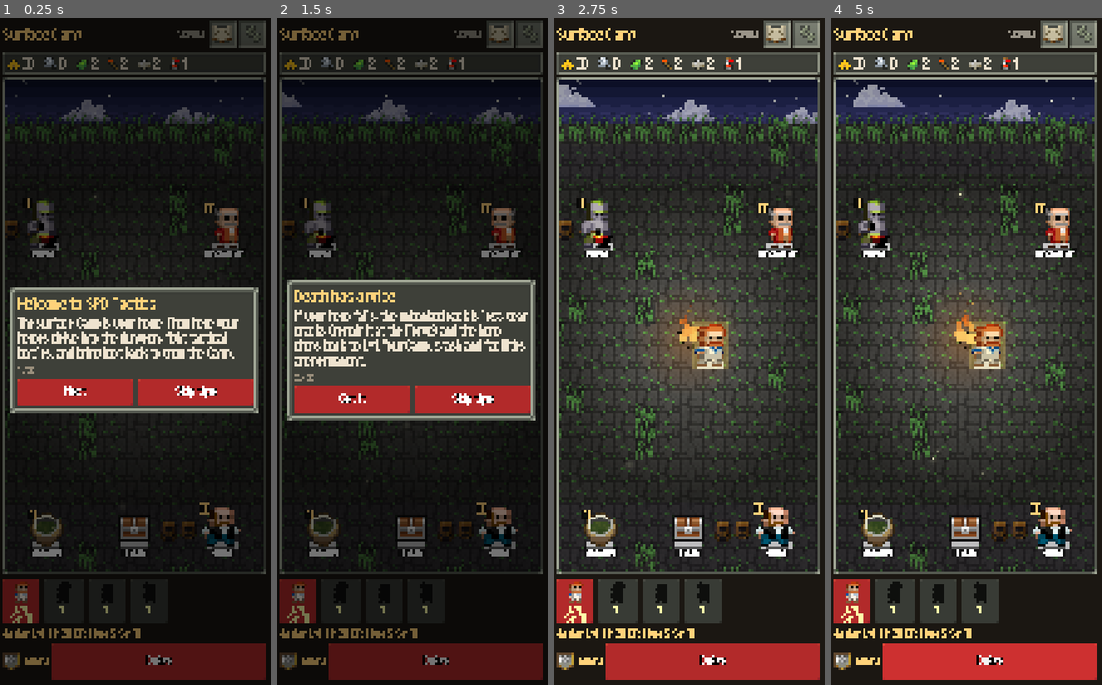
Above: before the commit, frames 1-4 (left to right).
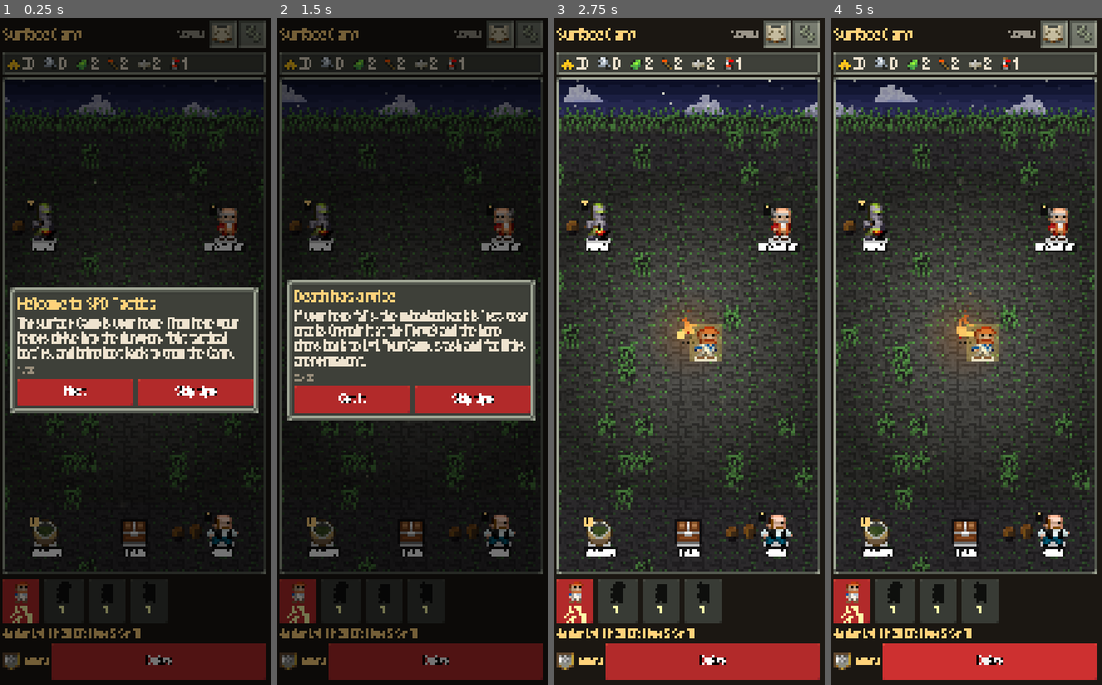
Above: after the commit, the same moments.

Repository: DaltonGoesFast/Idle-Pixel-Dungeon
Game: Godot game, scene res://scenes/main.tscn
The game is run twice, just before and just after one commit, with the same random seed, the same clock (stepped at 60 frames per second) and the same inputs.
Inputs (mouse positions are in pixels of both pictures, inside the frame that each line leads up to):
- Up to frame 1 (0.25 s): no input
- Up to frame 2 (1.5 s): click "Next" at 0.5 s; click "Next" at 1.25 s
- Up to frame 3 (2.75 s): click "Skip tips" at 2 s
- Up to frame 4 (5 s): click (1053, 38) at 2.75 s; click "Lv1 Str 10" at 3.5 s; click "Delve" at 4.25 s

The runs differ from the first frame. In frame 1, 5.9% of the frame differs, in the area x 1-98%, y 11-83%; in frame 2, 5.9%; in frame 3, 18%; in frame 4, 18%, in the area x 1-98%, y 9-83%.

Commit message:
Camp: zoom out on wide layouts, 60fps redraw, stronger star twinkle.
Co-authored-by: Cursor <cursoragent@cursor.com>

Diff:
--- a/scripts/ui/camp_scene.gd
+++ b/scripts/ui/camp_scene.gd
@@ -46,18 +46,21 @@
 
 var _acc := 0.0
 func _process(d: float) -> void:
-	# Perf (DECISIONS #88): the scene's pixel animations run at ~15 fps, so redraw at 15 fps, not every frame
+	# Camp motion (clouds, fire, stars, pot) at ~60 fps so drift and flicker stay smooth (#225).
 	t += d; _acc += d
-	if _acc >= 1.0 / 15.0 and is_visible_in_tree():
+	if _acc >= 1.0 / 60.0 and is_visible_in_tree():
 		_acc = 0.0; queue_redraw()
 
 func _sprite(n: String) -> Texture2D:
 	if not tex.has(n): tex[n] = load("res://assets/sprites/%s.png" % n)
 	return tex[n]
 
-## Integer pixel scale: the clearing is ~11 tiles wide, and the scale is never below 2.
+## Integer pixel scale: cover fits ~12×7 tiles; wide/fullscreen fits ~16×9 so the clearing is not huge.
 func k() -> float:
-	return maxf(2.0, floorf(minf(size.x / (16.0 * 11.0), size.y / (16.0 * 6.0))))
+	var wide := size.x > size.y * 1.1
+	var tw := 16.0 if wide else 12.0
+	var th := 9.0 if wide else 7.0
+	return maxf(2.0, floorf(minf(size.x / (16.0 * tw), size.y / (16.0 * th))))
 
 var _mask_cache := {}
 
@@ -309,15 +312,19 @@
 	var r := RandomNumberGenerator.new(); r.seed = 7
 	for i in 40:
 		var p := Vector2(r.randf() * size.x, r.randf() * sky_h * 0.9)
-		var base := 0.35 + 0.5 * r.randf()
+		var base := 0.45 + 0.55 * r.randf()
 		var phase := r.randf() * TAU
-		var w := 1.2 + r.randf() * 1.8
-		var a := base * (0.55 + 0.45 * (0.5 + 0.5 * sin(t * w + phase)))
-		draw_rect(Rect2(p.floor(), Vector2(kk, kk)), Color(1, 1, 0.9, a))
+		# Faster, deeper pulse so twinkle reads at a glance (every 3rd star blinks harder).
+		var w := 2.8 + r.randf() * 4.2
+		var pulse := 0.5 + 0.5 * sin(t * w + phase)
+		if i % 3 == 0: pulse = pulse * pulse * pulse
+		var a := base * (0.12 + 0.88 * pulse)
+		if a > 0.08:
+			draw_rect(Rect2(p.floor(), Vector2(kk, kk)), Color(1, 1, 0.9, a))
 	for i in 3:
 		var cl: Rect2 = [Rect2(88, 0, 49, 20), Rect2(88, 20, 49, 22), Rect2(88, 42, 50, 18)][i]
 		var span := size.x + cl.size.x * kk
-		var drift := t * (10.0 + float(i) * 4.0) * kk   # ~10–18 px/s at scale 1, scaled with k
+		var drift := t * (14.0 + float(i) * 5.0) * kk   # ~14–24 px/s at scale 1
 		var cx: float = fposmod(size.x * 0.06 + i * size.x / 2.5 + drift, span) - cl.size.x * kk
 		var cy := minf(4 * kk + i * 9 * kk, sky_h - cl.size.y * kk * 0.75)
 		draw_texture_rect_region(surface, Rect2(Vector2(cx, cy).floor(), cl.size * kk * 0.75), cl, Color(1, 1, 1, 0.55))
